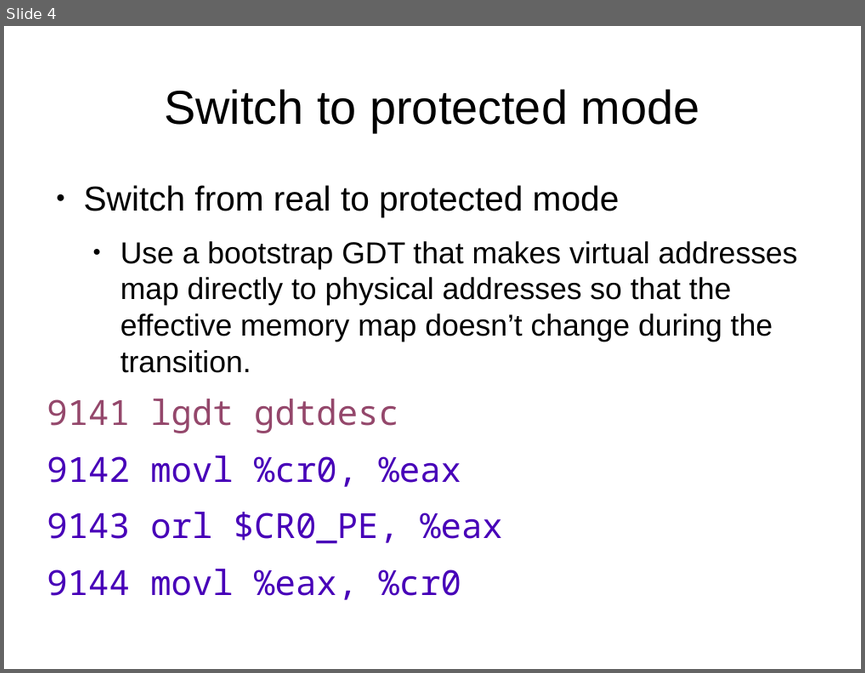
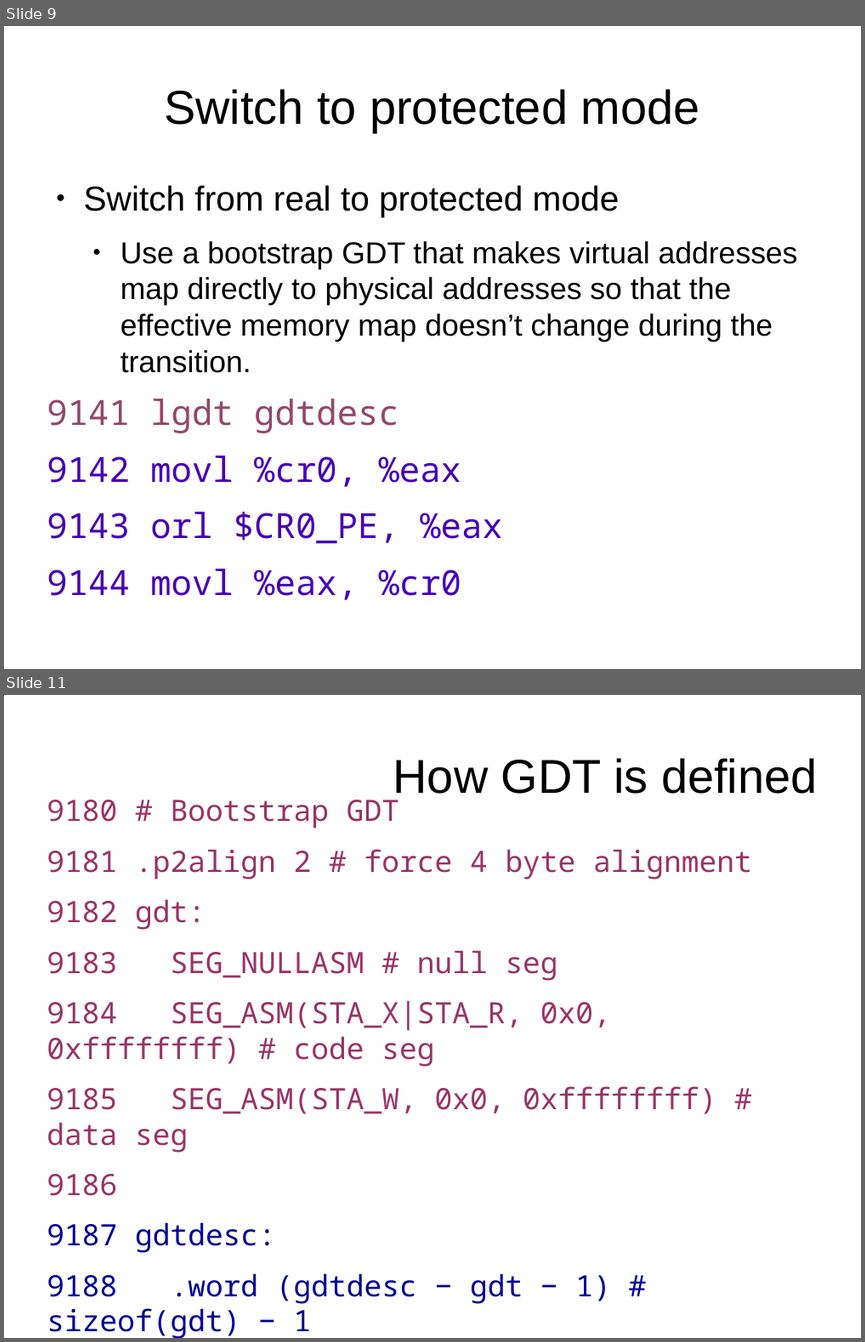
Before and after one commit to antonburtsev/cs5460, a slide deck: lecture07-system-boot/lecture07-system-boot.odp. Shown one above the other, each under a label of ours: slide 4 before the commit, slides 9 and 11 after it; the slides between them are not shown. The pictures are 865x673 and 865x1342 pixels, drawn with LibreOffice and Linux fonts; fonts in the diff are those of the drawing. Boxes give left, top, right and bottom in pixels: in the first picture for what was removed or moved away, otherwise in the second. Text is boxed around its words. In the diff, an @@ line names an element or a change of style, - is before the commit and + after.

```diff
--- a/lecture07-system-boot/lecture07-system-boot.odp
+++ b/lecture07-system-boot/lecture07-system-boot.odp
@@ slide 11 added at box(4, 695, 861, 1338), background #FFFFFF @@
@@ title added at box(393, 758, 817, 801), 44 pt, text #000000 @@
+How GDT is defined
@@ text added at box(46, 800, 752, 1338), 27.2 pt, text #993366 @@
+9180 # Bootstrap GDT
+9181 .p2align 2 # force 4 byte alignment
+9182 gdt:
+9183 SEG_NULLASM # null seg
+9184 SEG_ASM(STA_X|STA_R, 0x0, 0xffffffff) # code seg
+9185 SEG_ASM(STA_W, 0x0, 0xffffffff) # data seg
+9186
+9187 gdtdesc:
+9188 .word (gdtdesc − gdt − 1) # sizeof(gdt) − 1
+9189 .long gdt
@@ what was slide 4 is now slide 9 @@
```
Also in this commit, not shown: 8 slides changed, 8 other slides added, 1 other file.
